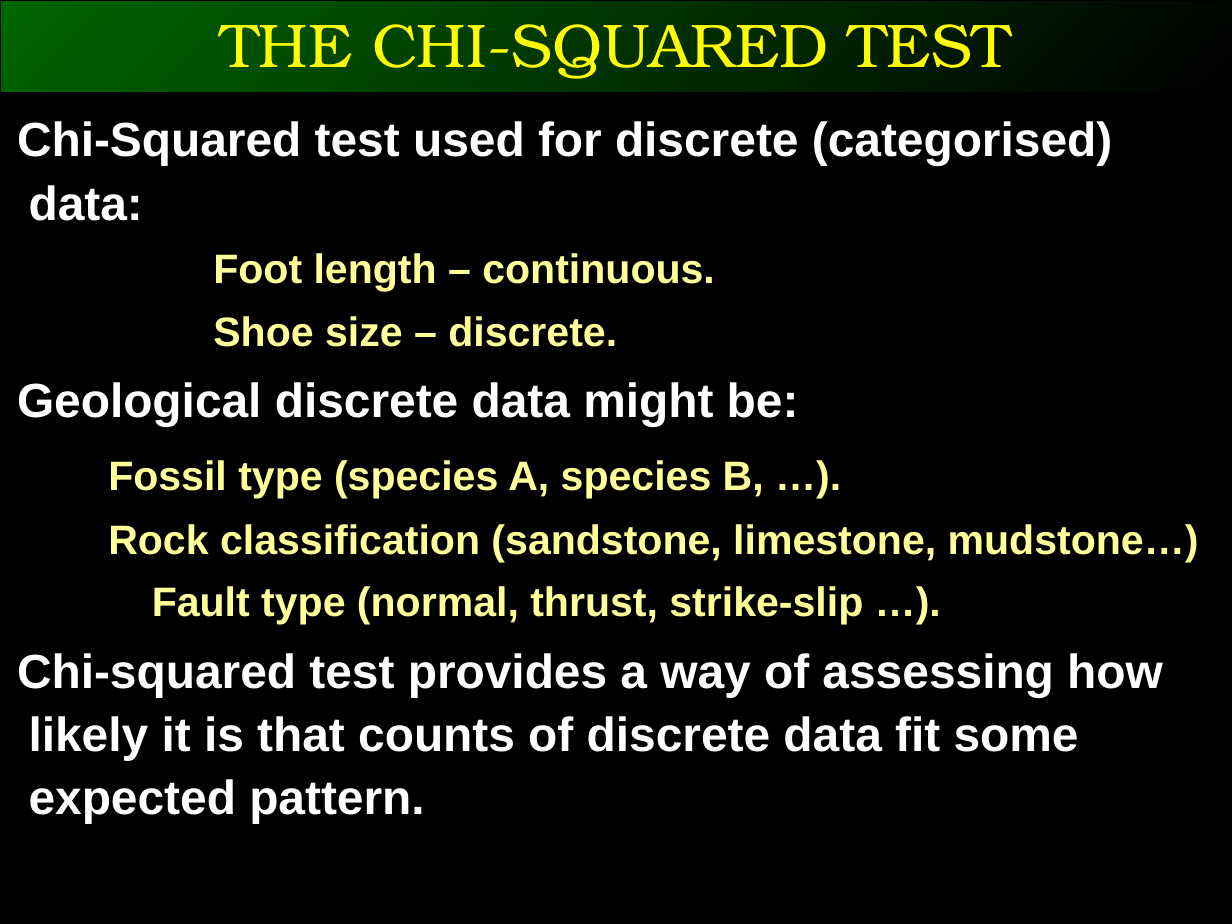
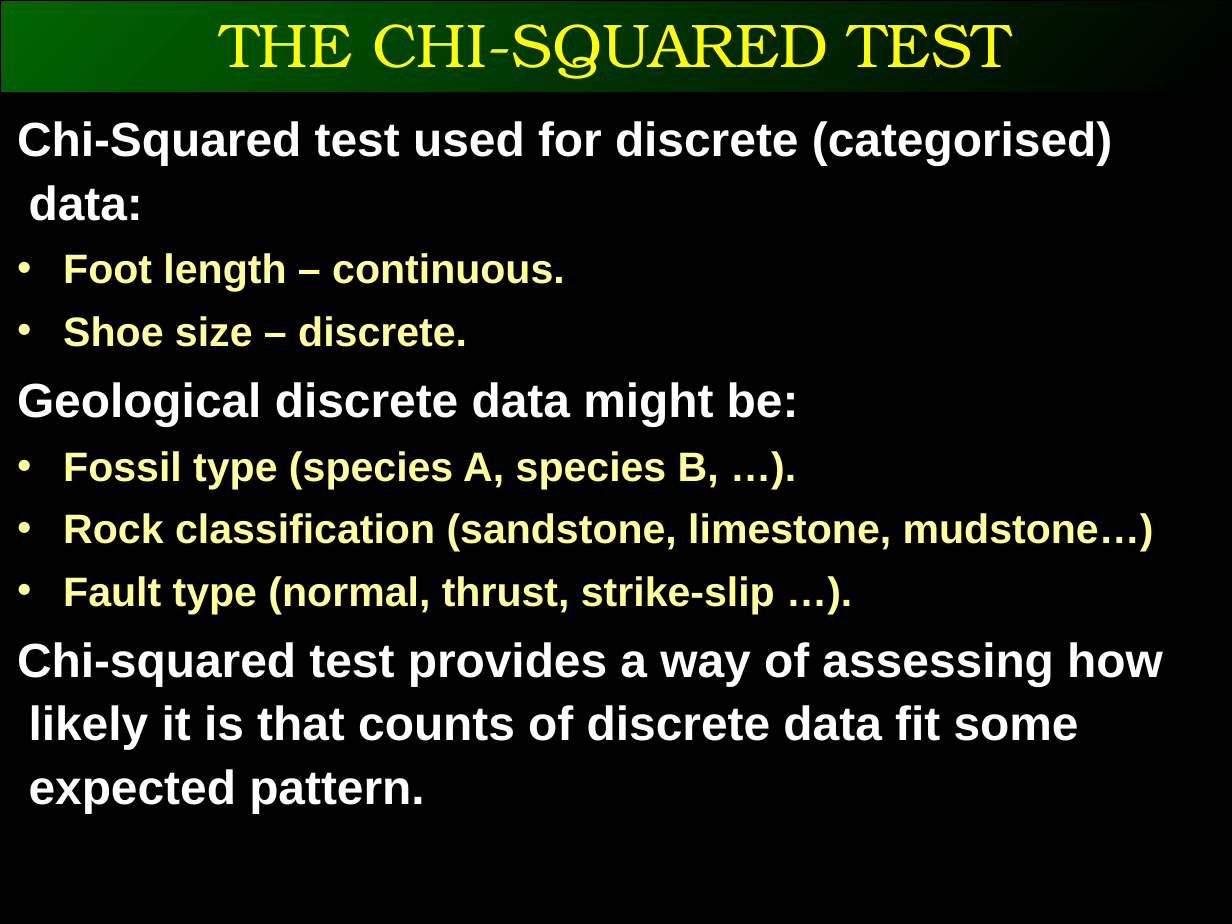
Before and after one commit to ggorman/Introduction-to-stats-for-geoscientists, a slide deck: slide 2 of slides/CSFG8.pptx (slide 3 before the commit). Drawn at 1232x924 pixels with LibreOffice and Linux fonts; fonts in the diff are those of the drawing. Boxes give left, top, right and bottom in pixels: in the first picture for what was removed or moved away, otherwise in the second. Text is boxed around its words. In the diff, an @@ line names an element or a change of style, - is before the commit and + after.

```diff
--- a/slides/CSFG8.pptx
+++ b/slides/CSFG8.pptx
@@ text at (x1=63, y1=253, x2=1154, y2=614): bullet none to •; list level 2 to 1 in "Foot length – continuous."; list level 2 to 1 in "Shoe size – discrete."; list level 2 to 1 in "Fossil type (species A, species ..."; list level 2 to 1 in "Rock classification (sandstone, limestone, mudstone…)"; list level 2 to 1 in "Fault type (normal, thrust, strike-slip ..." @@
```
Also in this commit, not shown: 2 other slides changed, 1 slide removed, 3 other files.
